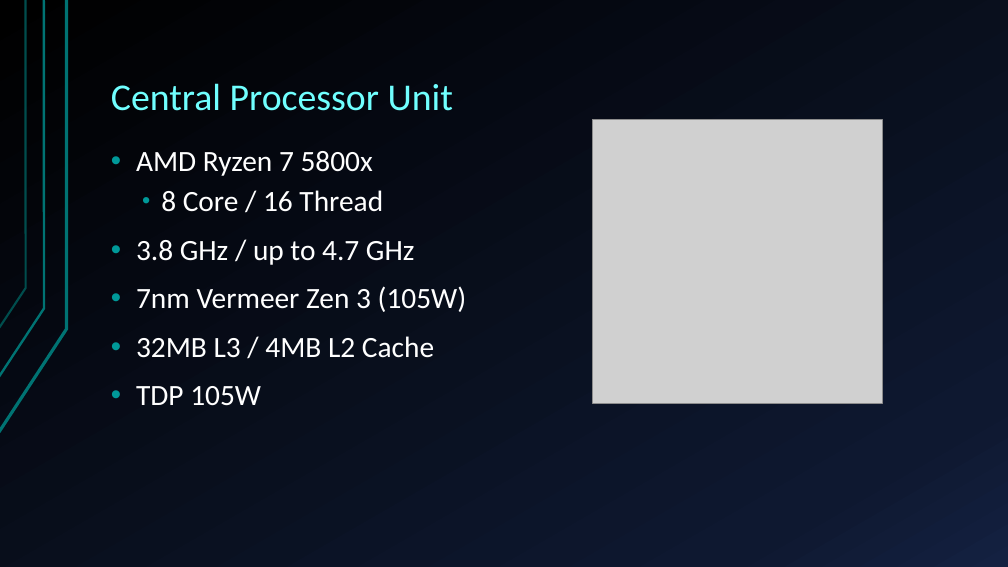
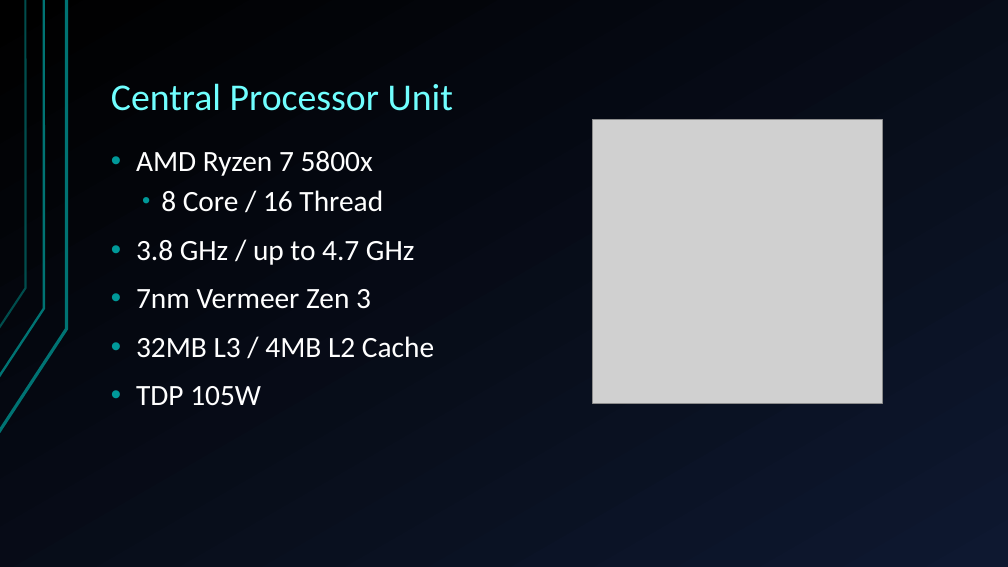
Before and after one commit to Ploppa-Smurph/ctec112_IT_HardwareSupport, a slide deck: slide 6 of buildPC.pptx. Drawn at 1008x567 pixels with LibreOffice and Linux fonts; fonts in the diff are those of the drawing; grey boxes stand for pictures. Boxes give left, top, right and bottom in pixels: in the first picture for what was removed or moved away, otherwise in the second. Text is boxed around its words. In the diff, an @@ line names an element or a change of style, - is before the commit and + after.

```diff
--- a/buildPC.pptx
+++ b/buildPC.pptx
@@ background gradient #000000 to #0F1931 to #142242 to gradient #000000 to #0E1830 @@
@@ text at (x1=136, y1=289, x2=371, y2=309): text changed @@
-• 7nm Vermeer Zen 3 (105W)
+• 7nm Vermeer Zen 3
```
Also in this commit, not shown: 15 other slides changed.
